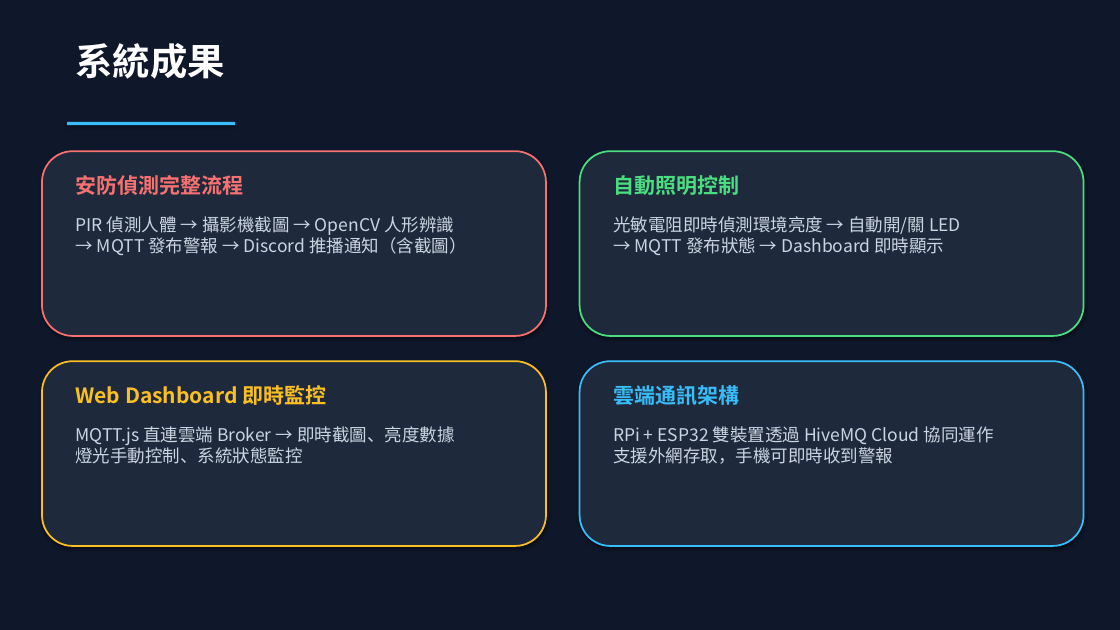
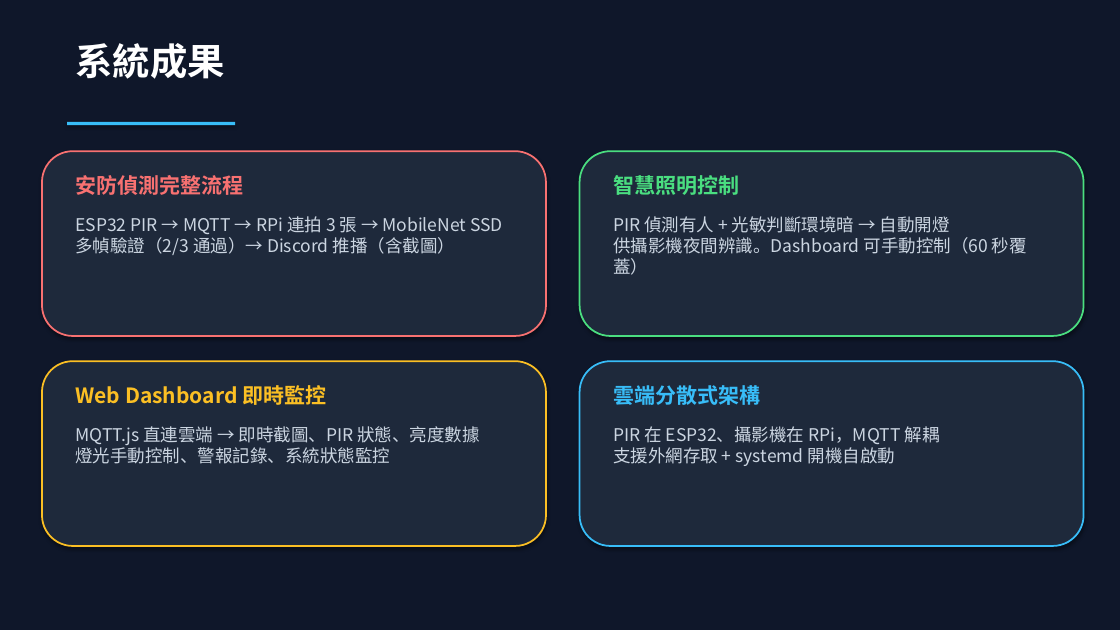
Before and after one commit to Chuck-Huang-yung/AIoT-Security-System, a slide deck: slide 15 of AIoT_期末專題報告.pptx. Drawn at 1120x630 pixels with LibreOffice and Linux fonts; fonts in the diff are those of the drawing. Boxes give left, top, right and bottom in pixels: in the first picture for what was removed or moved away, otherwise in the second. Text is boxed around its words. In the diff, an @@ line names an element or a change of style, - is before the commit and + after.

```diff
--- a/AIoT_期末專題報告.pptx
+++ b/AIoT_期末專題報告.pptx
@@ text at (613, 175, 739, 195): text changed @@
-自動照明控制
+智慧照明控制
@@ text at (75, 216, 503, 255): text changed @@
-PIR 偵測人體 → 攝影機截圖 → OpenCV 人形辨識
-→ MQTT 發布警報 → Discord 推播通知（含截圖）
+ESP32 PIR → MQTT → RPi 連拍 3 張 → MobileNet SSD
+多幀驗證（2/3 通過）→ Discord 推播（含截圖）
@@ text at (613, 216, 1027, 275): text changed @@
-光敏電阻即時偵測環境亮度 → 自動開/關 LED
-→ MQTT 發布狀態 → Dashboard 即時顯示
+PIR 偵測有人 + 光敏判斷環境暗 → 自動開燈
+供攝影機夜間辨識。Dashboard 可手動控制（60 秒覆蓋）
@@ text at (613, 385, 760, 405): text changed @@
-雲端通訊架構
+雲端分散式架構
@@ text at (75, 426, 479, 464): text changed @@
-MQTT.js 直連雲端 Broker → 即時截圖、亮度數據
-燈光手動控制、系統狀態監控
+MQTT.js 直連雲端 → 即時截圖、PIR 狀態、亮度數據
+燈光手動控制、警報記錄、系統狀態監控
@@ text at (613, 426, 940, 466): text changed @@
-RPi + ESP32 雙裝置透過 HiveMQ Cloud 協同運作
-支援外網存取，手機可即時收到警報
+PIR 在 ESP32、攝影機在 RPi，MQTT 解耦
+支援外網存取 + systemd 開機自啟動
```
Also in this commit, not shown: 11 other slides changed, 8 other files.
